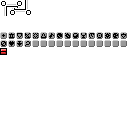
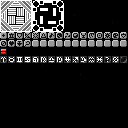
Revision of a layered 128 × 128 image; what changed, layer by layer:
painted on "Layer" over [0, 0, 127, 63]
showed "Background", painted on it over [0, 0, 128, 128]
